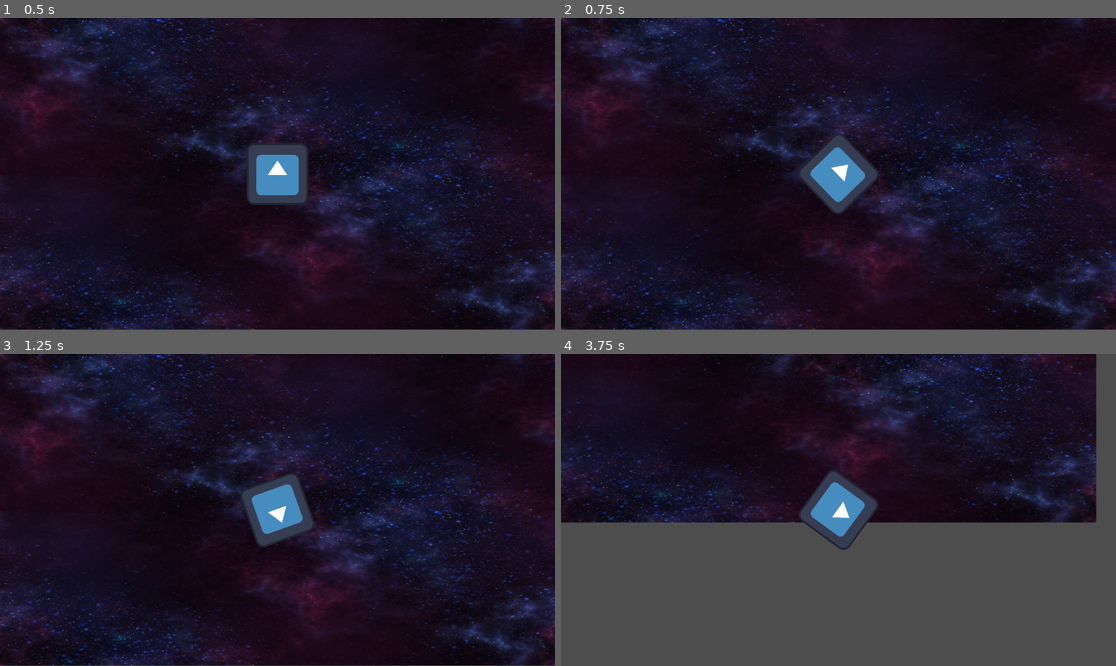
Above: before the commit, frames 1-4 (two rows, left to right).
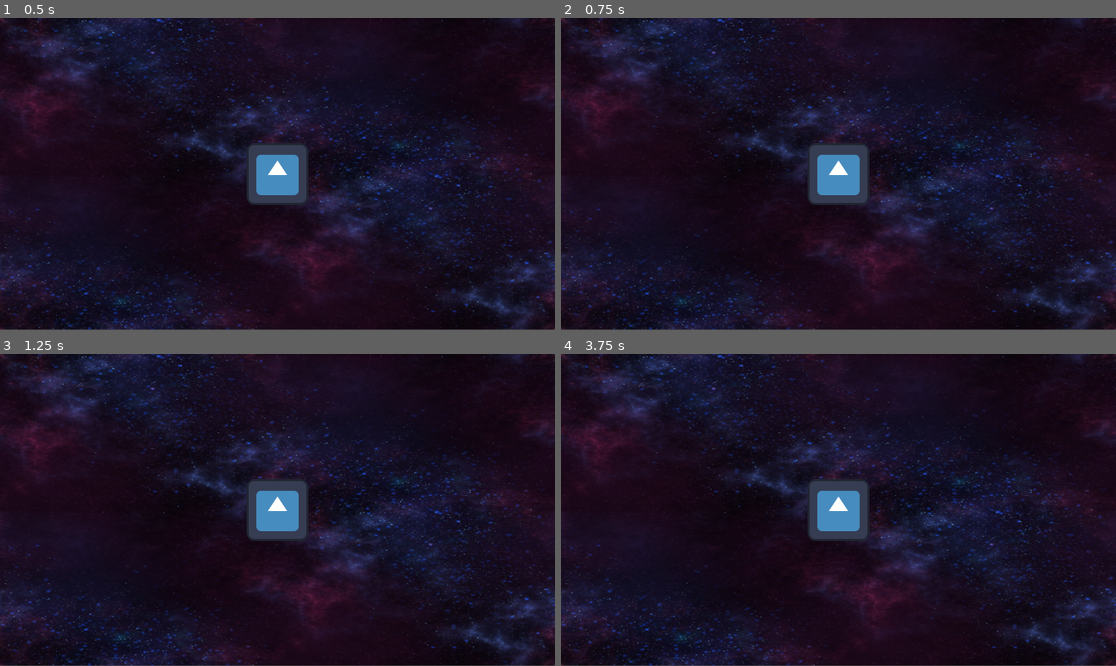
Above: after the commit, the same moments.

Repository: joegriffin2000/starship_jousting_godot
Game: Godot game, scene res://mainspace.tscn
Same seed, same stepped clock (60 frames per second), same inputs: the game is played once before the commit and once after it. The project has no main scene, so this scene is started directly. The engine's default icon, where the game draws it, is replaced by a stand-in: a white triangle on a blue panel in a dark square.
Inputs:
- Up to frame 1 (0.5 s): no input
- Up to frame 2 (0.75 s): tap Enter at 0.5 s; hold D (right) from 0.53 s (still down)
- Up to frame 3 (1.25 s): keep holding D (right)
- Up to frame 4 (3.75 s): release D (right) at 1.28 s; hold A (left) 1.28-2.03 s; hold D (right) 2.03-2.78 s; hold W (up) 2.78-3.53 s; hold A (left) from 3.53 s (still down)

Frame 1 is identical in both runs. In frame 2, 1.1% of the frame differs, in the area x 43-58%, y 37-63%; in frame 3, 0.9%; in frame 4, 62%, in the area x 0-100%, y 0-100%.

Commit message:
restructure

Diff:
--- a/ship.gd
+++ /dev/null
@@ -1,15 +0,0 @@
-extends CharacterBody2D
-
-@export var speed = 400
-@export var rotation_speed = 4
-
-var rotation_direction = 0
-
-func get_input():
-	rotation_direction = Input.get_axis("left", "right")
-	velocity = transform.y * -Input.get_action_strength("up") * speed
-
-func _physics_process(delta):
-	get_input()
-	rotation += rotation_direction * rotation_speed * delta
-	move_and_slide()
--- a/ship.tscn
+++ b/ship.tscn
@@ -1,6 +1,6 @@
 [gd_scene load_steps=4 format=3 uid="uid://b3hkdy6eamjdt"]
 
-[ext_resource type="Script" path="res://ship.gd" id="1_i8hbr"]
+[ext_resource type="Script" path="res://logic/ship.gd" id="1_i8hbr"]
 [ext_resource type="Texture2D" uid="uid://deak4o1xsi0rn" path="res://Sprites/icon.svg" id="2_edqxu"]
 
 [sub_resource type="RectangleShape2D" id="RectangleShape2D_etytm"]
